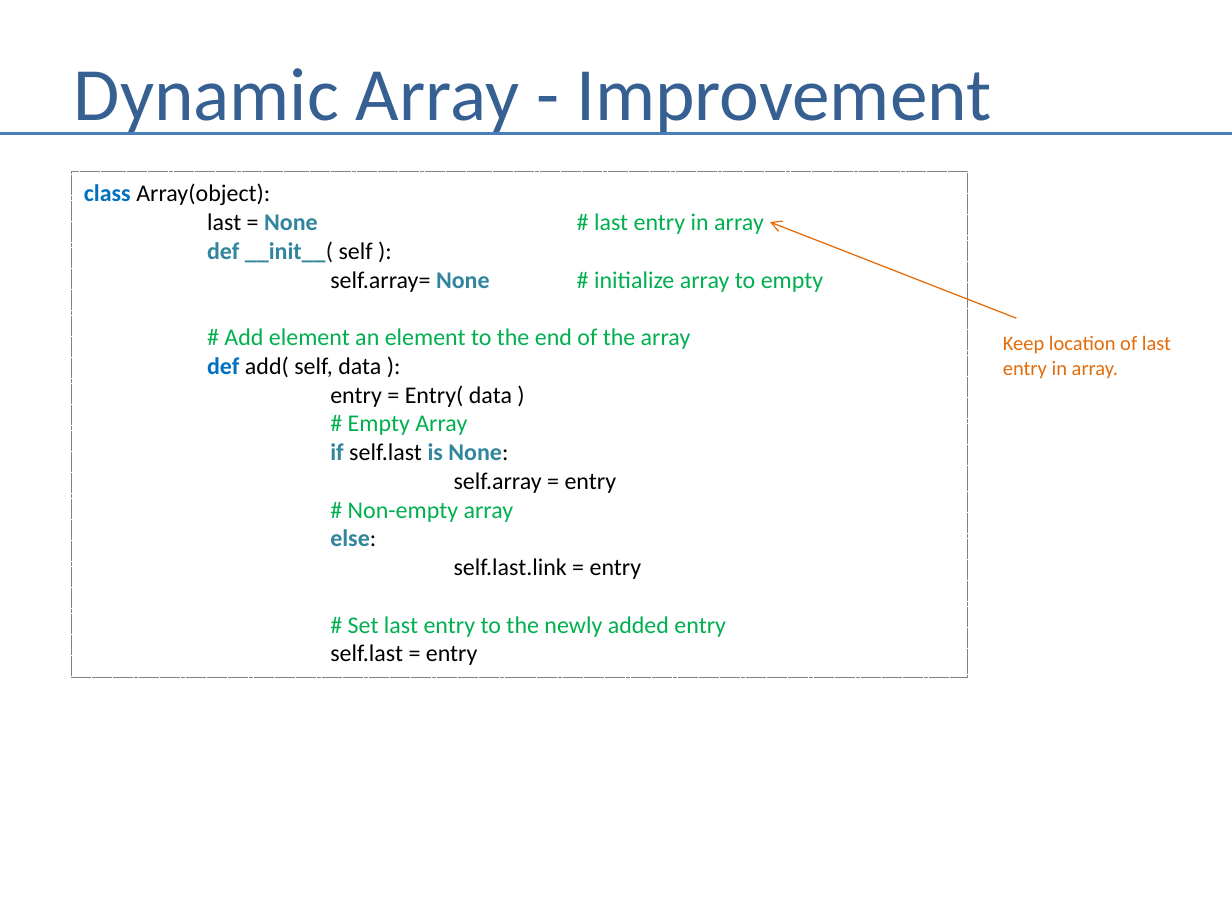
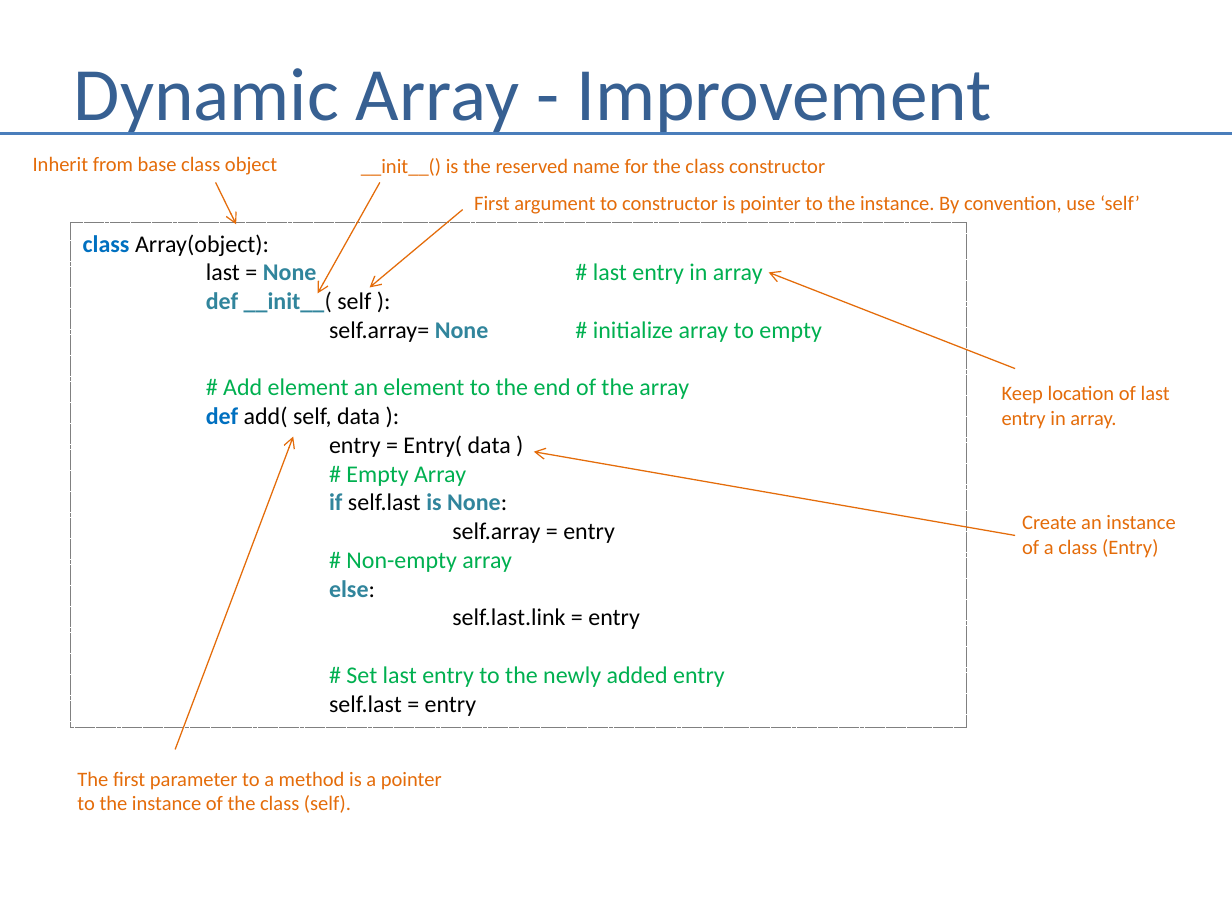
Before and after one commit to andrewferlitsch/Portland-Data-Science-Group, a slide deck: slide 13 of Presentations/Whiteboarding.pptx. Drawn at 1232x924 pixels with LibreOffice and Linux fonts; fonts in the diff are those of the drawing. Boxes give left, top, right and bottom in pixels: in the first picture for what was removed or moved away, otherwise in the second. Text is boxed around its words. In the diff, an @@ line names an element or a change of style, - is before the commit and + after.

```diff
--- a/Presentations/Whiteboarding.pptx
+++ b/Presentations/Whiteboarding.pptx
@@ text added at box(33, 156, 277, 175), 12 pt, text #E46C0A @@
+Inherit from base class object
@@ text added at box(361, 158, 825, 176), 12 pt, text #E46C0A @@
+__init__() is the reserved name for the class constructor
@@ arrow added from (216, 182) to (237, 224), #E46C0A 0.75 pt @@
@@ arrow added from (379, 182) to (318, 293), #E46C0A 0.75 pt @@
@@ arrow added from (463, 209) to (370, 287), #E46C0A 0.75 pt @@
@@ text added at box(474, 195, 1140, 214), 12 pt, text #E46C0A @@
+First argument to constructor is pointer to the instance. By convention, use ‘self’
@@ 1 rectangle, 1 text, 1 arrow: place and size @@
-1 rectangle, 1 text, 1 arrow at box(71, 171, 1171, 678)
+1 rectangle, 1 text, 1 arrow at box(70, 222, 1170, 728)
@@ arrow added from (175, 749) to (293, 436), #E46C0A 0.75 pt @@
@@ arrow added from (1015, 536) to (533, 452), #E46C0A 0.75 pt @@
@@ text added at box(1022, 515, 1175, 558), 12 pt, text #E46C0A @@
+Create an instance
+of a class (Entry)
@@ text added at box(77, 771, 442, 813), 12 pt, text #E46C0A @@
+The first parameter to a method is a pointer
+to the instance of the class (self).
```
Also in this commit, not shown: 3 slides added.
